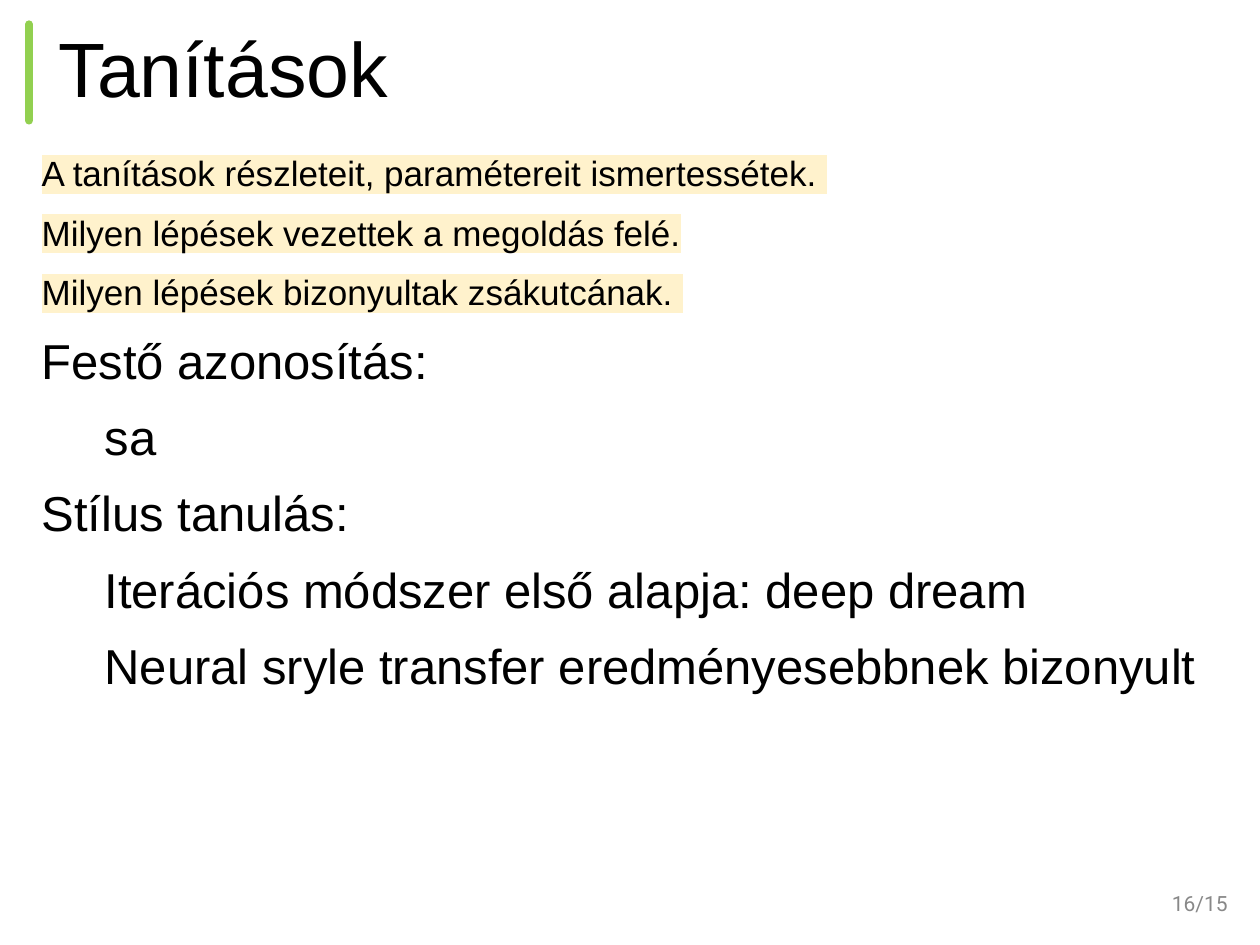
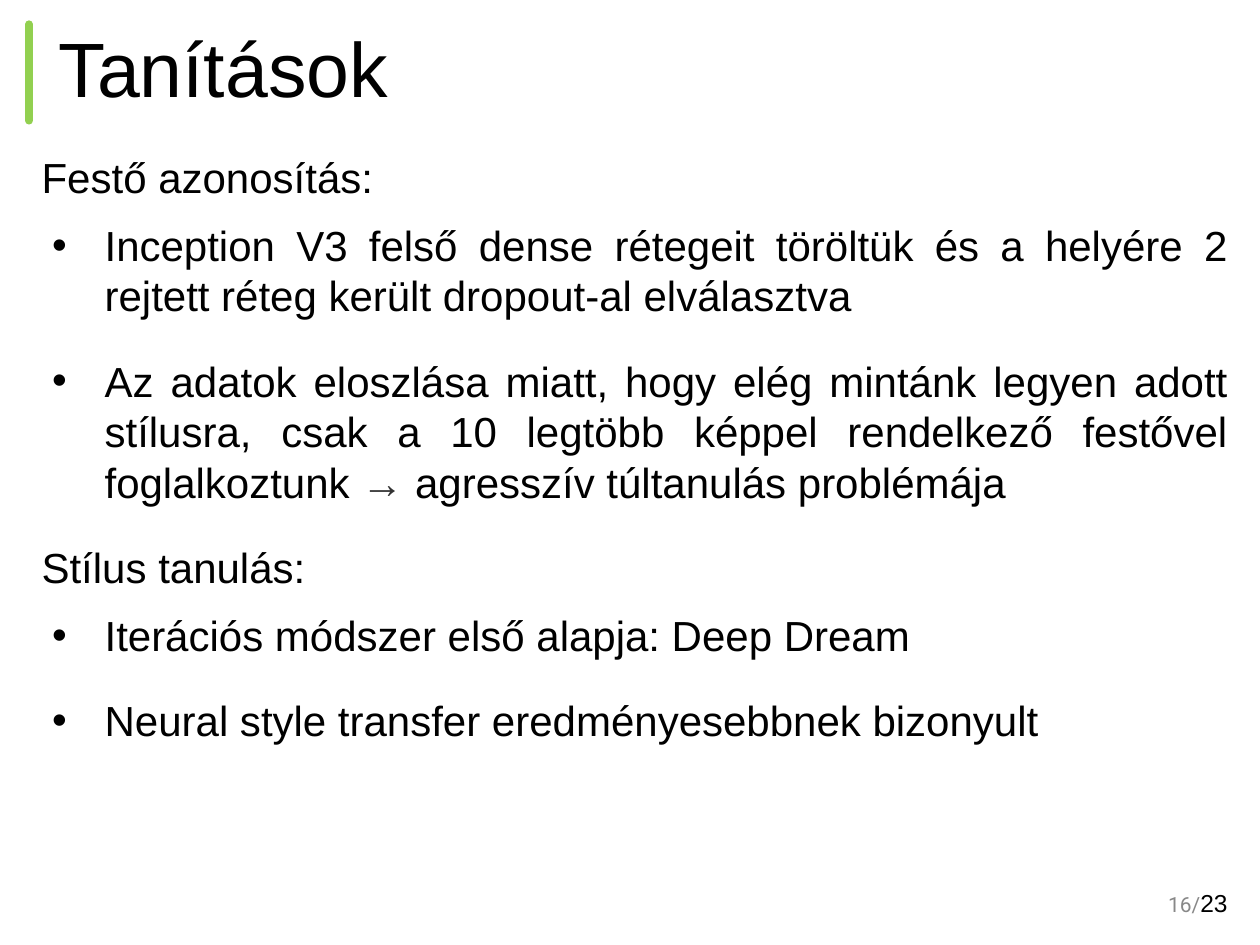
Before and after one commit to BME-SmartLab-Education/vitmav45-2016-train-validate-test-repeat, a slide deck: slide 16 of train-validate-test-repeat-vitmav45-nagy-hazi-beszamolo.pptx.pptx. Drawn at 1260x945 pixels with LibreOffice and Linux fonts; fonts in the diff are those of the drawing. Boxes give left, top, right and bottom in pixels: in the first picture for what was removed or moved away, otherwise in the second. Text is boxed around its words. In the diff, an @@ line names an element or a change of style, - is before the commit and + after.

```diff
--- a/train-validate-test-repeat-vitmav45-nagy-hazi-beszamolo.pptx.pptx
+++ b/train-validate-test-repeat-vitmav45-nagy-hazi-beszamolo.pptx.pptx
@@ text at <box>42,160,817,312</box>: paragraphs removed @@
-A tanítások részleteit, paramétereit ismertessétek.
-Milyen lépések vezettek a megoldás felé.
-Milyen lépések bizonyultak zsákutcának.
@@ text at <box>42,162,373,584</box>: size 28 to 24 pt in "Festő azonosítás:", "Stílus tanulás:"; alignment left to justified; more space between paragraphs @@
@@ text at <box>105,230,1228,506</box>: text changed; size 28 to 24 pt @@
-sa
+• Inception V3 felső dense rétegeit töröltük és a helyére 2 rejtett réteg került dropout-al elválasztva
+• Az adatok eloszlása miatt, hogy elég mintánk legyen adott stílusra, csak a 10 legtöbb képpel rendelkező festővel foglalkoztunk → agresszív túltanulás problémája
@@ text at <box>105,620,1039,745</box>: text changed; size 28 to 24 pt @@
-Iterációs módszer első alapja: deep dream
-Neural sryle transfer eredményesebbnek bizonyult
+• Iterációs módszer első alapja: Deep Dream
+• Neural style transfer eredményesebbnek bizonyult
@@ page number at <box>1168,895,1227,913</box>: text changed @@
-16/15
+16/23
```
Also in this commit, not shown: 15 other slides changed, 5 slides added, 4 slides removed.
